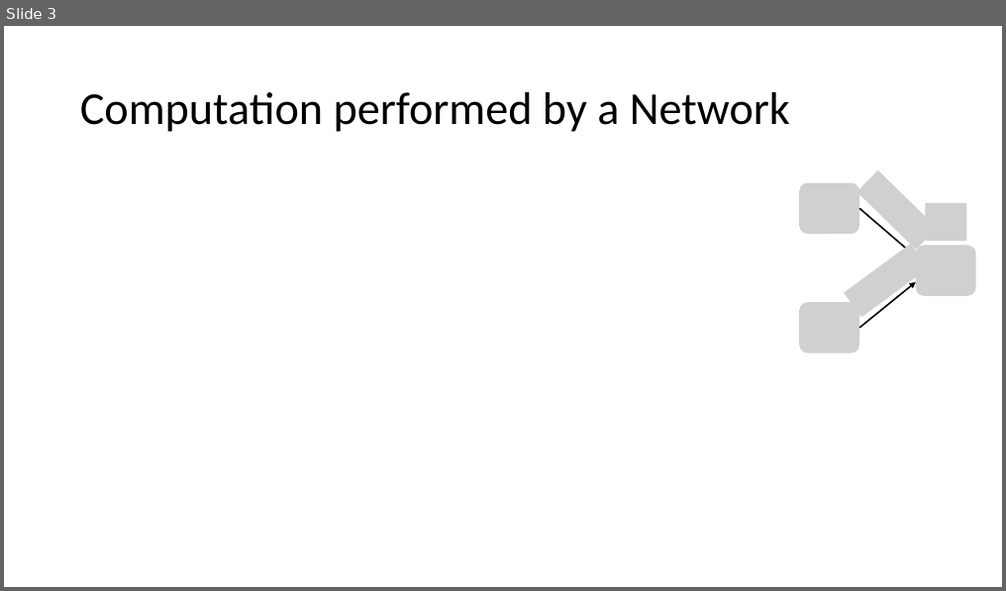
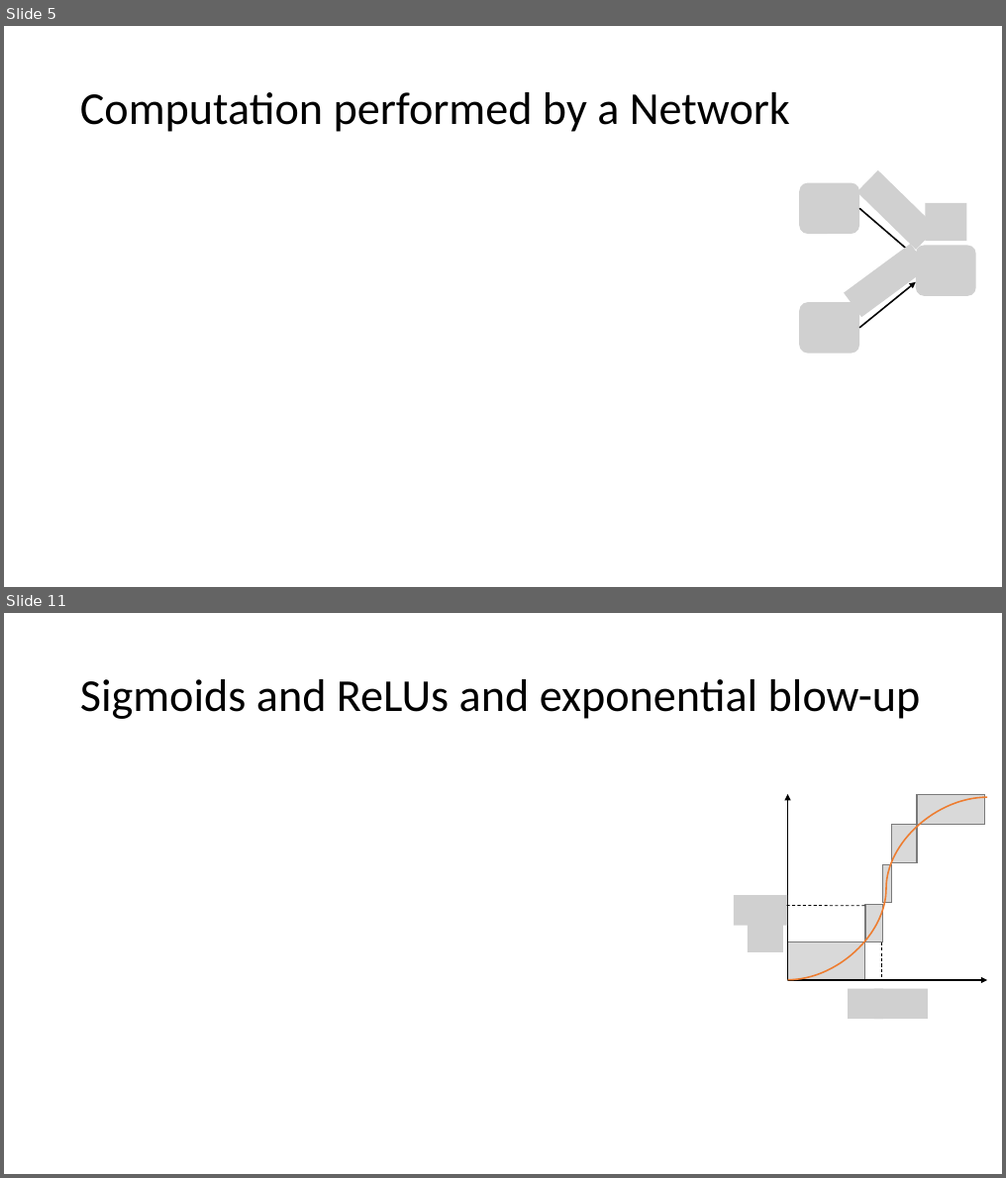
Before and after one commit to sayanmitracode/cpsbooksite, a slide deck: Slides/reluplex21.pptx. Shown one above the other, each under a label of ours: slide 3 before the commit, slides 5 and 11 after it; the slides between them are not shown. The pictures are 1006x591 and 1006x1178 pixels, drawn with LibreOffice and Linux fonts; fonts in the diff are those of the drawing; grey boxes stand for pictures. Boxes give left, top, right and bottom in pixels: in the first picture for what was removed or moved away, otherwise in the second. Text is boxed around its words. In the diff, an @@ line names an element or a change of style, - is before the commit and + after.

```diff
--- a/Slides/reluplex21.pptx
+++ b/Slides/reluplex21.pptx
@@ slide 11 added at (4, 613, 1002, 1174), background #FFFFFF @@
@@ title added at (80, 679, 921, 719), 44 pt, text #000000 @@
+Sigmoids and ReLUs and exponential blow-up
@@ group added at (734, 794, 988, 1019): 5 rectangles, 4 pictures, 2 arrows, 2 lines, 1 curved line @@
@@ what was slide 3 is now slide 5 @@
```
Also in this commit, not shown: 3 slides changed, 12 other slides added, 1 slide removed, 2 other files.
